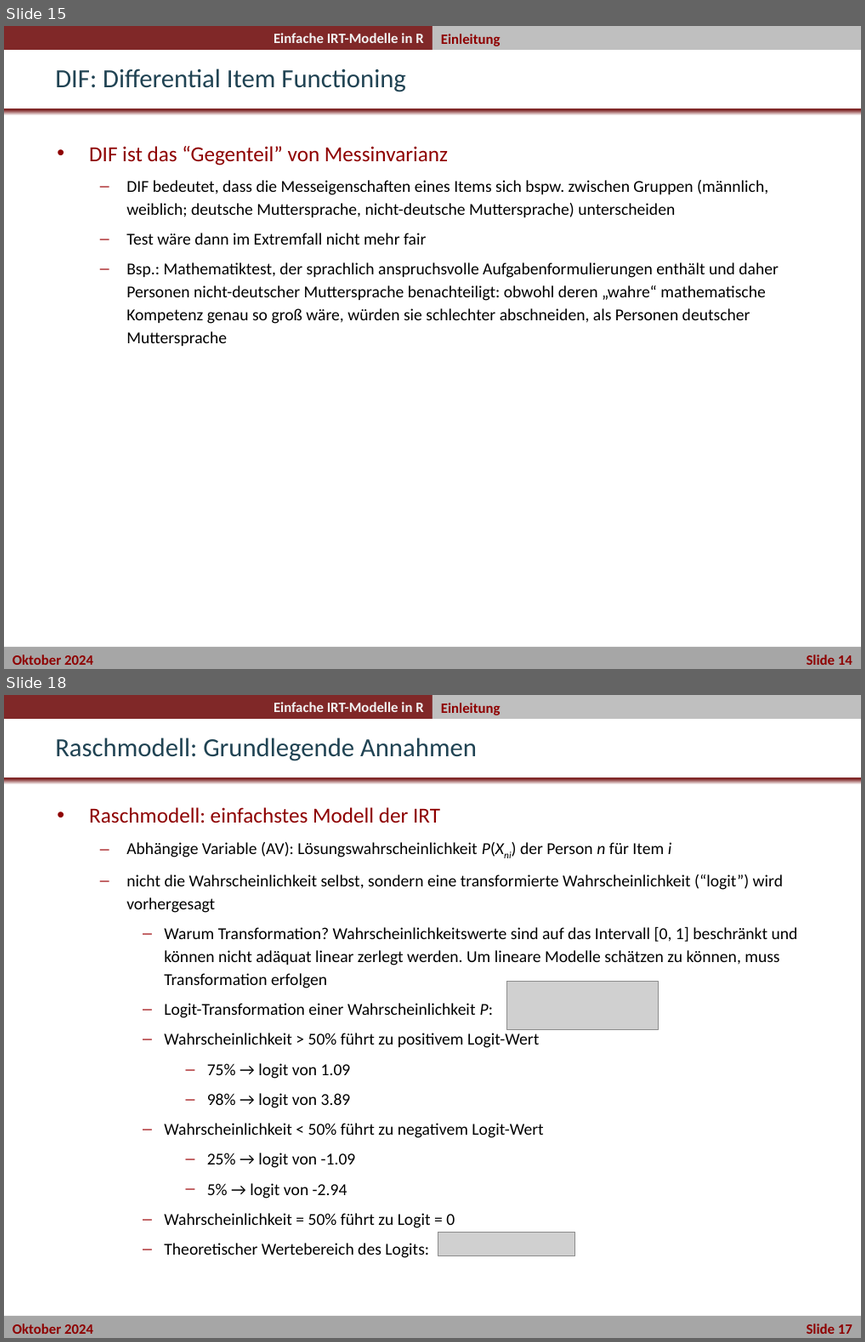
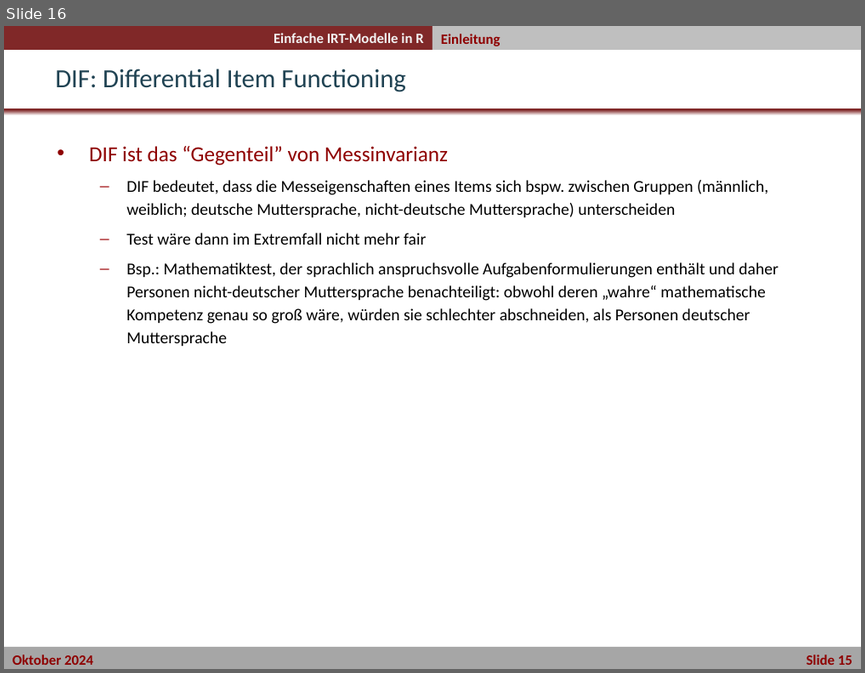
Before and after one commit to nickhaf/IRT_workshop, a slide deck: slides/IRT_Theorie/02_Uebung_einfache_IRT-Modelle_in_R.pptx. Shown one above the other, each under a label of ours: slides 15 and 18 before the commit, slide 16 after it; the slides between them are not shown. The pictures are 865x1342 and 865x673 pixels, drawn with LibreOffice and Linux fonts; fonts in the diff are those of the drawing; grey boxes stand for pictures; background and template pictures are left out. Boxes give left, top, right and bottom in pixels: in the first picture for what was removed or moved away, otherwise in the second. Text is boxed around its words. In the diff, an @@ line names an element or a change of style, - is before the commit and + after.

Commit message:
prepare eatModel data set for DIF and multidim example

```diff
--- a/slides/IRT_Theorie/02_Uebung_einfache_IRT-Modelle_in_R.pptx
+++ b/slides/IRT_Theorie/02_Uebung_einfache_IRT-Modelle_in_R.pptx
@@ slide 18 removed at [4,695,861,1338], background #FFFFFF; not listed: 5 template elements that a slide beside it also shows @@
@@ text removed at [441,703,500,715] @@
-Einleitung
@@ title removed at [55,737,477,761] @@
-Raschmodell: Grundlegende Annahmen
@@ text removed at [89,807,798,1258] @@
-• Raschmodell: einfachstes Modell der IRT
-  – Abhängige Variable (AV): Lösungswahrscheinlichkeit P(Xni) der Person n für Item i
-  – nicht die Wahrscheinlichkeit selbst, sondern eine transformierte Wahrscheinlichkeit (“logit”) wird vorhergesagt
-    – Warum Transformation? Wahrscheinlichkeitswerte sind auf das Intervall [0, 1] beschränkt und können nicht adäquat linear zerlegt werden. Um lineare Modelle schätzen zu können, muss Transformation erfolgen
-    – Logit-Transformation einer Wahrscheinlichkeit P:
-    – Wahrscheinlichkeit > 50% führt zu positivem Logit-Wert
-      – 75% → logit von 1.09
-      – 98% → logit von 3.89
-    – Wahrscheinlichkeit < 50% führt zu negativem Logit-Wert
-      – 25% → logit von -1.09
-      – 5% → logit von -2.94
-    – Wahrscheinlichkeit = 50% führt zu Logit = 0
-    – Theoretischer Wertebereich des Logits:
@@ picture removed at [507,981,658,1030] @@
@@ picture removed at [438,1231,575,1255] @@
@@ what was slide 15 is now slide 16 @@
@@ text in rectangle at [12,654,852,664]: text changed @@
-Oktober 2024 Slide 14
+Oktober 2024 Slide 15
```
Also in this commit, not shown: 1 slide added, 8 other slides removed, 1 other file.
